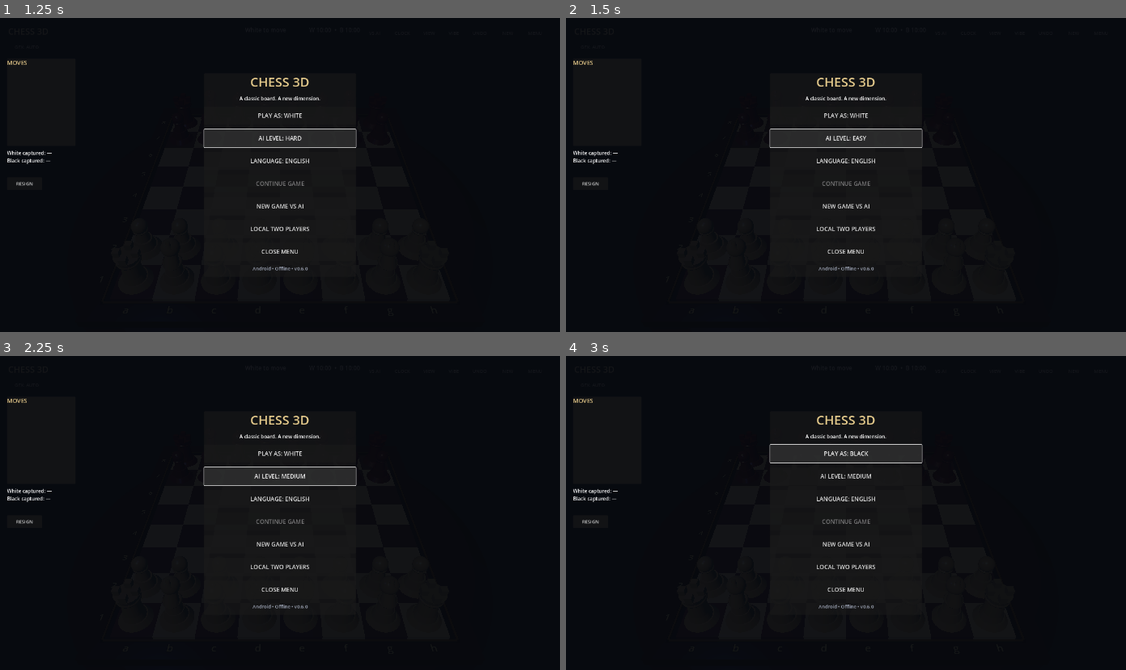
Above: before the commit, frames 1-4 (two rows, left to right).
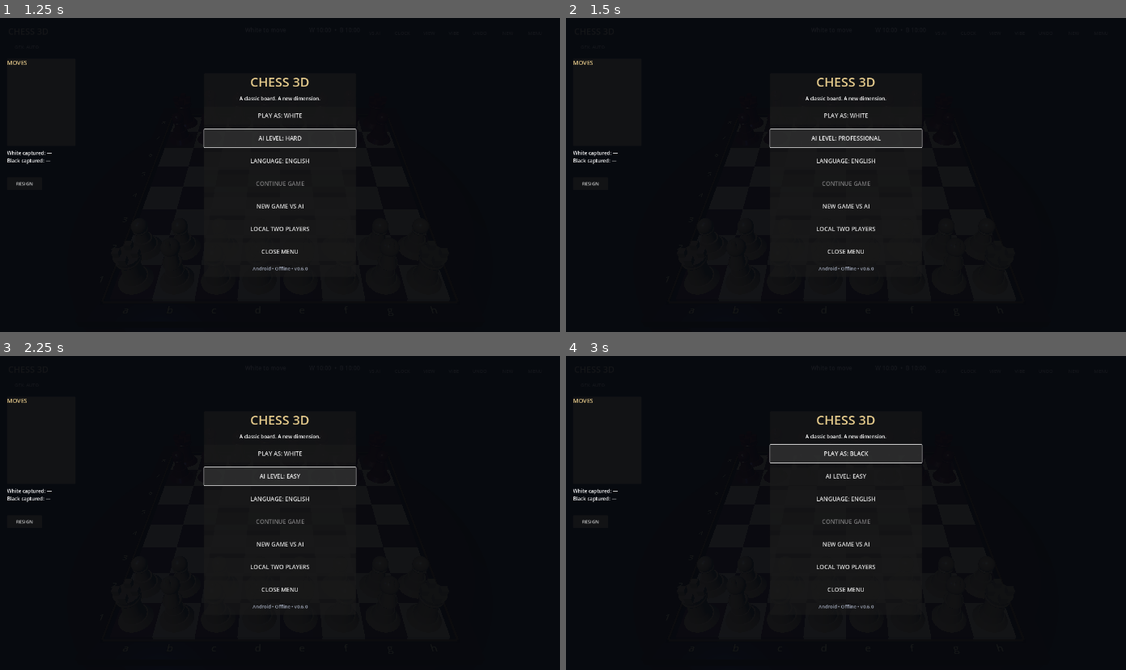
Above: after the commit, the same moments.

Repository: redxbox/chess-3d
Game: Godot game, scene res://src/main/main.tscn
Two runs of this game, one before a commit and one after it. Both use one fixed random seed, a clock stepped at 60 frames per second and the inputs below.
Inputs:
- Up to frame 1 (1.25 s): click "AI LEVEL: MEDIUM" at 0.5 s
- Up to frame 2 (1.5 s): click "AI LEVEL: HARD" at 1.25 s
- Up to frame 3 (2.25 s): click "AI LEVEL: EASY" (after the commit: "AI LEVEL: PROFESSIONAL") at 2 s
- Up to frame 4 (3 s): click "PLAY AS: WHITE" at 2.75 s

Frame 1 is identical in both runs. In frame 2, 0.1% of the frame differs, in the area x 43-57%, y 37-40%; in frame 3, 0.1%; in frame 4, 0.1%.

Commit message:
Add opening book and time-limited professional AI
Co-authored-by: arena-agent <297053741+arena-agent@users.noreply.github.com>

Diff:
--- a/src/ai/offline_ai.gd
+++ b/src/ai/offline_ai.gd
@@ -15,17 +15,30 @@
 	var moves: Array[Dictionary] = game.legal_moves()
 	if moves.is_empty():
 		return {}
+	var book_move := _opening_book_move(game, moves)
+	if not book_move.is_empty() and difficulty != "easy":
+		return book_move
 	if difficulty == "easy":
 		return _easy_move(moves)
 
-	var depth := 2 if difficulty == "medium" else 3
+	var depth := 2
+	var time_budget_ms := 450
+	if difficulty == "hard":
+		depth = 3
+		time_budget_ms = 1200
+	elif difficulty == "professional":
+		depth = 4
+		time_budget_ms = 2600
+	var deadline := Time.get_ticks_msec() + time_budget_ms
 	var ai_color: int = game.turn
 	var best_score := -INF
 	var best_moves: Array[Dictionary] = []
 	for move in _ordered_moves(moves):
+		if not best_moves.is_empty() and Time.get_ticks_msec() >= deadline:
+			break
 		var snapshot: Dictionary = game._snapshot()
 		game._apply_unchecked(move)
-		var score := -_negamax(game, depth - 1, -INF, INF, 1 - ai_color)
+		var score := -_negamax(game, depth - 1, -INF, INF, 1 - ai_color, deadline)
 		game._restore(snapshot)
 		if score > best_score:
 			best_score = score
@@ -33,6 +46,22 @@
 		elif score == best_score:
 			best_moves.append(move)
 	return best_moves.pick_random()
+
+
+static func _opening_book_move(game, moves: Array[Dictionary]) -> Dictionary:
+	if game.fullmove_number != 1 or game.halfmove_clock != 0:
+		return {}
+	var candidates: Array[Array] = []
+	if game.turn == ChessGame.WHITE:
+		candidates = [[Vector2i(4, 6), Vector2i(4, 4)], [Vector2i(3, 6), Vector2i(3, 4)], [Vector2i(6, 7), Vector2i(5, 5)], [Vector2i(2, 6), Vector2i(2, 4)]]
+	else:
+		candidates = [[Vector2i(4, 1), Vector2i(4, 3)], [Vector2i(2, 1), Vector2i(2, 3)], [Vector2i(6, 0), Vector2i(5, 2)]]
+	candidates.shuffle()
+	for candidate in candidates:
+		for move in moves:
+			if move.from == candidate[0] and move.to == candidate[1]:
+				return move
+	return {}
 
 
 static func _easy_move(moves: Array[Dictionary]) -> Dictionary:
@@ -44,8 +73,8 @@
 	return weighted.pick_random()
 
 
-static func _negamax(game, depth: int, alpha: int, beta: int, perspective: int) -> int:
-	if depth <= 0:
+static func _negamax(game, depth: int, alpha: int, beta: int, perspective: int, deadline: int) -> int:
+	if depth <= 0 or Time.get_ticks_msec() >= deadline:
 		return _evaluate(game, perspective)
 	var moves: Array[Dictionary] = game.legal_moves()
 	if moves.is_empty():
@@ -57,7 +86,7 @@
 	for move in _ordered_moves(moves):
 		var snapshot: Dictionary = game._snapshot()
 		game._apply_unchecked(move)
-		var score := -_negamax(game, depth - 1, -beta, -local_alpha, 1 - perspective)
+		var score := -_negamax(game, depth - 1, -beta, -local_alpha, 1 - perspective, deadline)
 		game._restore(snapshot)
 		best = maxi(best, score)
 		local_alpha = maxi(local_alpha, score)
--- a/src/main/main.gd
+++ b/src/main/main.gd
@@ -515,7 +515,7 @@
 	var fa := {
 		"continue": "ادامه بازی", "new_ai": "بازی جدید با هوش مصنوعی", "local": "بازی دونفره محلی",
 		"close": "بستن منو", "white": "سفید", "black": "سیاه", "play_as": "بازی با مهره‌های: ",
-		"level": "سطح هوش مصنوعی: ", "easy": "آسان", "medium": "متوسط", "hard": "سخت",
+		"level": "سطح هوش مصنوعی: ", "easy": "آسان", "medium": "متوسط", "hard": "سخت", "professional": "حرفه‌ای",
 		"white_turn": "نوبت سفید", "black_turn": "نوبت سیاه", "check": " — کیش", "thinking": "هوش مصنوعی در حال فکر کردن...",
 		"moves": "حرکت‌ها", "white_captured": "گرفته‌های سفید: ", "black_captured": "گرفته‌های سیاه: ",
 		"language": "زبان: فارسی", "game_over": "پایان بازی", "resign_confirm": "آیا مطمئن هستید که می‌خواهید تسلیم شوید؟"
@@ -523,7 +523,7 @@
 	var en := {
 		"continue": "CONTINUE GAME", "new_ai": "NEW GAME VS AI", "local": "LOCAL TWO PLAYERS",
 		"close": "CLOSE MENU", "white": "WHITE", "black": "BLACK", "play_as": "PLAY AS: ",
-		"level": "AI LEVEL: ", "easy": "EASY", "medium": "MEDIUM", "hard": "HARD",
+		"level": "AI LEVEL: ", "easy": "EASY", "medium": "MEDIUM", "hard": "HARD", "professional": "PROFESSIONAL",
 		"white_turn": "White to move", "black_turn": "Black to move", "check": " — CHECK", "thinking": "Computer thinking...",
 		"moves": "MOVES", "white_captured": "White captured: ", "black_captured": "Black captured: ",
 		"language": "LANGUAGE: ENGLISH", "game_over": "GAME OVER", "resign_confirm": "Are you sure you want to resign?"
@@ -560,7 +560,7 @@
 
 
 func _cycle_ai_difficulty() -> void:
-	var levels := ["easy", "medium", "hard"]
+	var levels := ["easy", "medium", "hard", "professional"]
 	ai_difficulty = levels[(levels.find(ai_difficulty) + 1) % levels.size()]
 	_difficulty_button.text = _text("level") + _text(ai_difficulty)
 
@@ -1054,7 +1054,7 @@
 	play_vs_ai = bool(parsed.get("play_vs_ai", true))
 	human_color = int(parsed.get("human_color", ChessRules.WHITE))
 	ai_difficulty = parsed.get("ai_difficulty", "medium")
-	if ai_difficulty not in ["easy", "medium", "hard"]:
+	if ai_difficulty not in ["easy", "medium", "hard", "professional"]:
 		ai_difficulty = "medium"
 	language = parsed.get("language", "en")
 	if language not in ["en", "fa"]: language = "en"
Not shown, changed: export_presets.cfg
Not shown, changed: .github/workflows/ci.yml
Not shown, changed: ROADMAP.md
